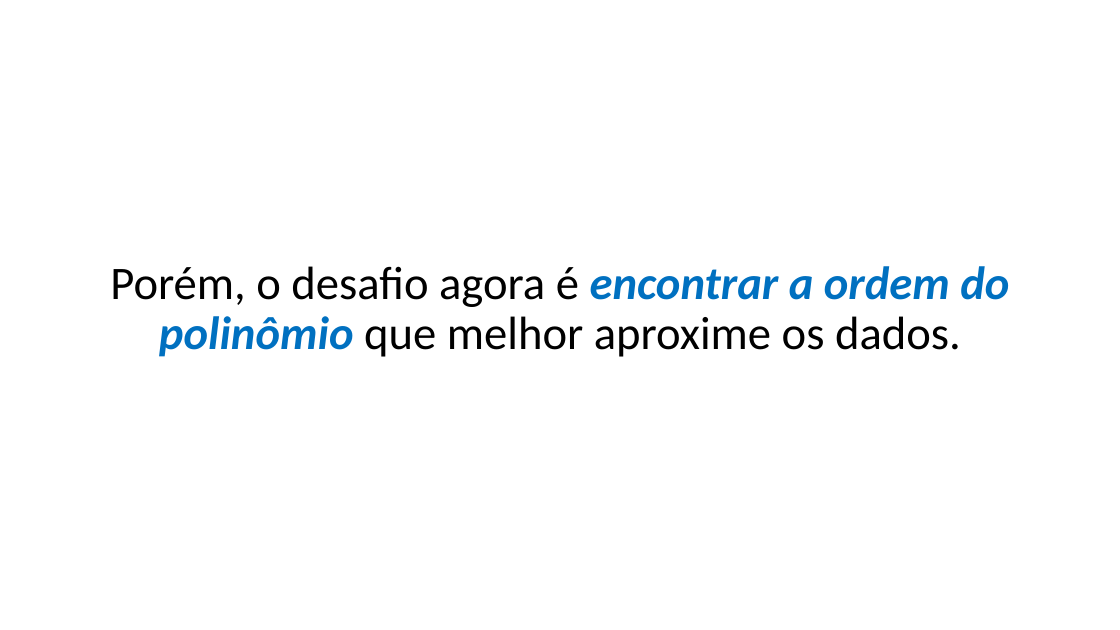
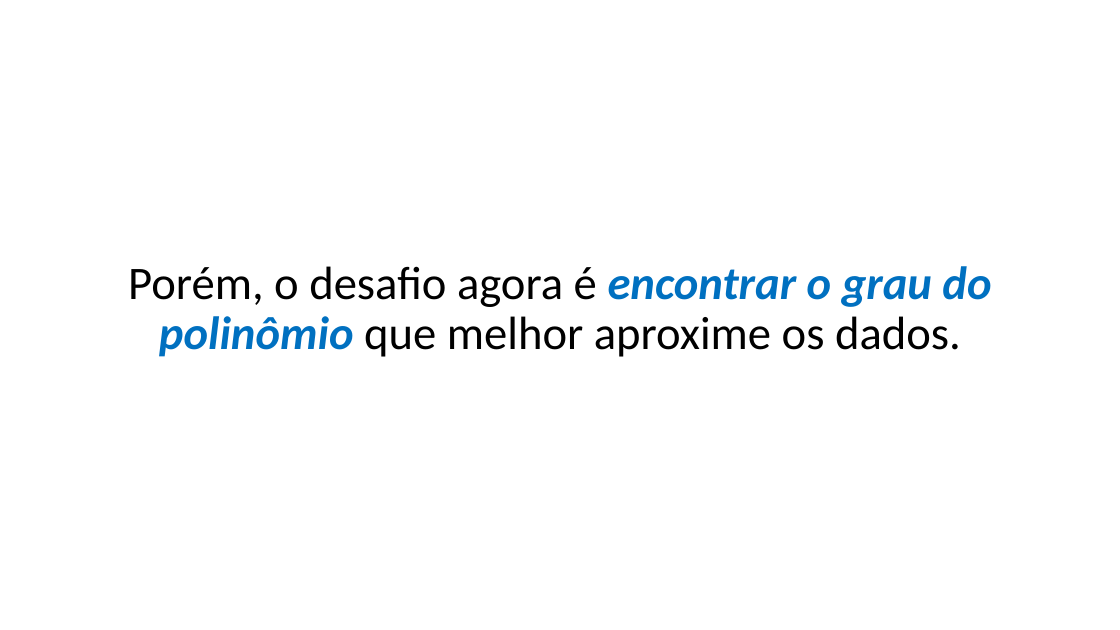
Before and after one commit to zz4fap/t319_aprendizado_de_maquina, a slide deck: slide 17 of slides/T319_Regressão_Linear (Parte IV).pptx. Drawn at 1120x630 pixels with LibreOffice and Linux fonts; fonts in the diff are those of the drawing. Boxes give left, top, right and bottom in pixels: in the first picture for what was removed or moved away, otherwise in the second. Text is boxed around its words. In the diff, an @@ line names an element or a change of style, - is before the commit and + after.

```diff
--- a/slides/T319_Regressão_Linear (Parte IV).pptx
+++ b/slides/T319_Regressão_Linear (Parte IV).pptx
@@ text at (128, 266, 991, 357): text changed @@
-Porém, o desafio agora é encontrar a ordem do polinômio que melhor aproxime os dados.
+Porém, o desafio agora é encontrar o grau do polinômio que melhor aproxime os dados.
```
Also in this commit, not shown: 1 other slide changed, 1 other file.
